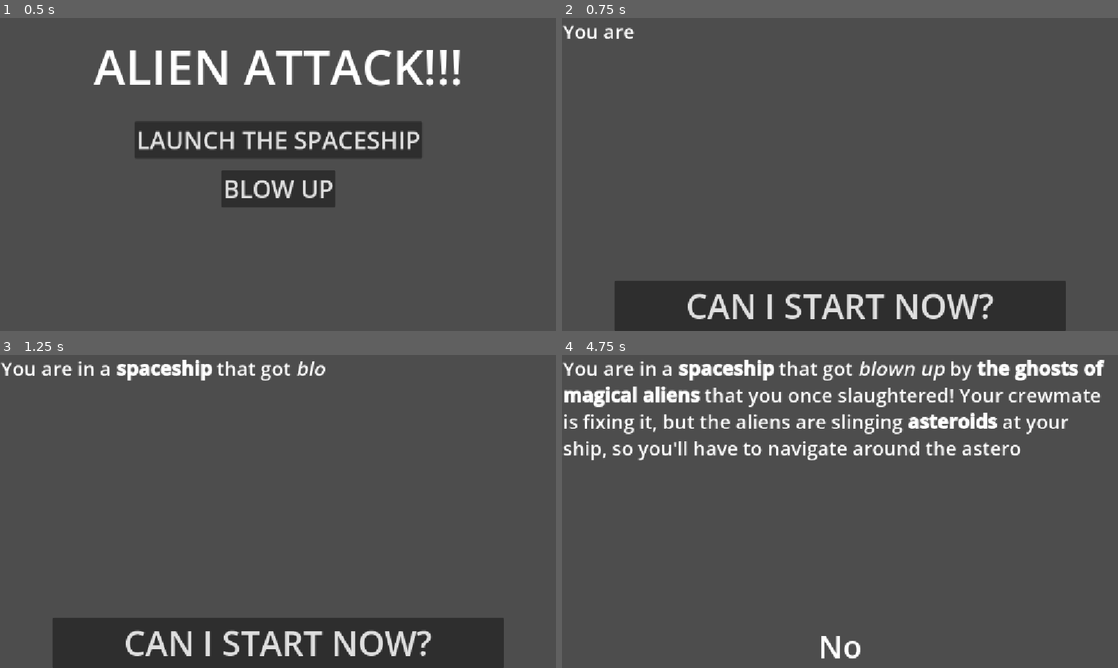
Above: before the commit, frames 1-4 (two rows, left to right).
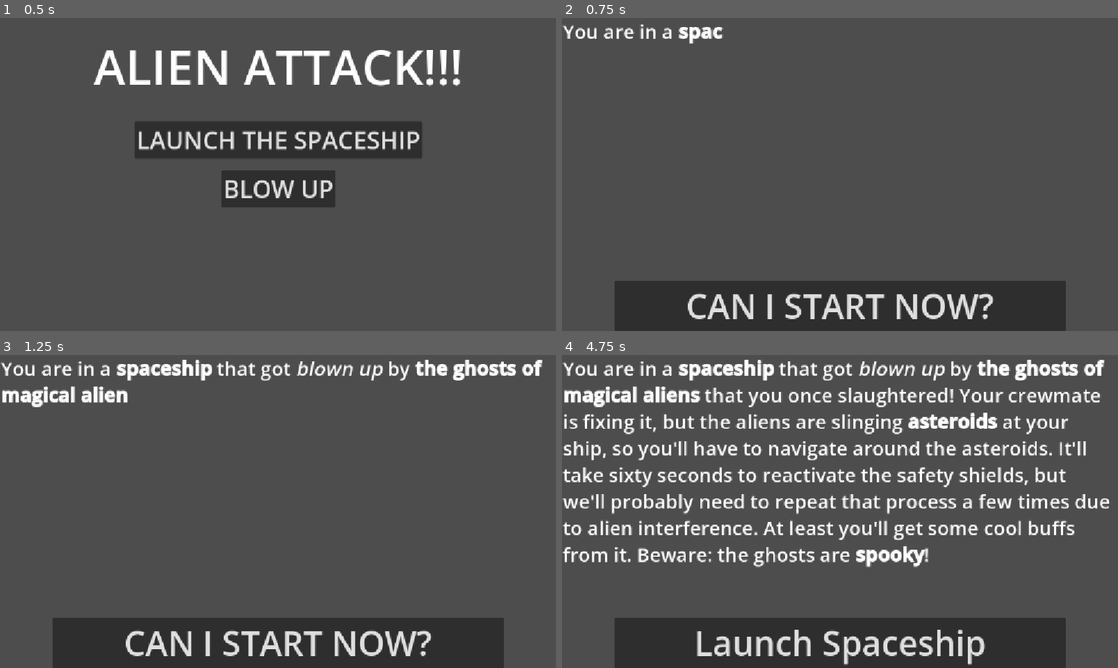
Above: after the commit, the same moments.

Repository: Firoty1/alien-attack
Game: Godot game, scene res://Scenes/menu.tscn
The game is run twice, just before and just after one commit, with the same random seed, the same clock (stepped at 60 frames per second) and the same inputs. The engine's default icon, where the game draws it, is replaced by a stand-in: a white triangle on a blue panel in a dark square.
Inputs (mouse positions are in pixels of both pictures, inside the frame that each line leads up to):
- Up to frame 1 (0.5 s): no input
- Up to frame 2 (0.75 s): click "LAUNCH THE SPACESHIP" at 0.5 s
- Up to frame 3 (1.25 s): no input
- Up to frame 4 (4.75 s): click "CAN I START NOW?" at 1.25 s; move the mouse to (962, 495) at 2.02 s; press the mouse at (962, 495) at 2.03 s; hold D (right) 2.03-2.78 s; right-click (962, 495) at 2.3 s; move the mouse to (728, 527) at 2.77 s; release the mouse at (728, 527) at 2.78 s; hold S (down) 2.78-3.53 s; right-click (728, 527) at 2.85 s; click (728, 527) at 3.05 s; move the mouse to (895, 442) at 3.52 s; press the mouse at (895, 442) at 3.53 s; hold D (right) 3.53-4.28 s; right-click (895, 442) at 3.8 s; move the mouse to (812, 574) at 4.27 s; release the mouse at (812, 574) at 4.28 s; hold W (up) from 4.28 s (still down); right-click (812, 574) at 4.35 s; click (812, 574) at 4.55 s

Frame 1 is identical in both runs. In frame 2, 0.4% of the frame differs, in the area x 14-29%, y 2-9%; in frame 3, 1.8%; in frame 4, 20%, in the area x 0-99%, y 27-100%.

Commit message:
close to done

Diff:
--- a/Scenes/lore.tscn
+++ b/Scenes/lore.tscn
@@ -1,8 +1,8 @@
-[gd_scene load_steps=2 format=3 uid="uid://7u0jul6edpb5"]
+[gd_scene format=3 uid="uid://7u0jul6edpb5"]
 
 [ext_resource type="Script" uid="uid://bcg3irxbybm1q" path="res://Scripts/lore.gd" id="1_oqjcs"]
 
-[node name="lore" type="Control"]
+[node name="lore" type="Control" unique_id=1267907743]
 layout_mode = 3
 anchors_preset = 15
 anchor_right = 1.0
@@ -11,22 +11,22 @@
 grow_vertical = 2
 script = ExtResource("1_oqjcs")
 
-[node name="RichTextLabel" type="RichTextLabel" parent="."]
+[node name="RichTextLabel" type="RichTextLabel" parent="." unique_id=2066496003]
 layout_mode = 0
 offset_left = 2.0
 offset_right = 1147.0
 offset_bottom = 523.0
+theme_override_font_sizes/normal_font_size = 40
+theme_override_font_sizes/bold_font_size = 40
 theme_override_font_sizes/bold_italics_font_size = 40
 theme_override_font_sizes/italics_font_size = 40
 theme_override_font_sizes/mono_font_size = 40
-theme_override_font_sizes/normal_font_size = 40
-theme_override_font_sizes/bold_font_size = 40
 bbcode_enabled = true
 text = "You are in a [b]spaceship[/b] that got [i]blown up[/i] by [b]the ghosts of magical aliens[/b] that you once sla …(374 unchanged characters)…
 visible_characters = 0
 visible_ratio = 0.0
 
-[node name="Button" type="Button" parent="."]
+[node name="Button" type="Button" parent="." unique_id=1083301441]
 layout_mode = 1
 anchors_preset = 7
 anchor_left = 0.5
@@ -41,7 +41,7 @@
 theme_override_font_sizes/font_size = 70
 text = "CAN I LAUNCH IT ALREADY?"
 
-[node name="Label" type="Label" parent="."]
+[node name="Label" type="Label" parent="." unique_id=1116153346]
 visible = false
 layout_mode = 1
 anchors_preset = 7
--- a/Scenes/skills.tscn
+++ b/Scenes/skills.tscn
@@ -106,8 +106,9 @@
 offset_bottom = 414.0
 SkillType = "Ability"
 SkillName = "Explosion"
+MaxLevel = 3
 Tooltip1 = "Explosion LV "
-Tooltip2 = " | Creates an explosion around you when you lose a life"
+Tooltip2 = " | Creates an explosion around you when yourself when activated or when you lose a life"
 
 [node name="Branches" type="Node" parent="." unique_id=298902326]
 
--- a/Scripts/SkillManager.gd
+++ b/Scripts/SkillManager.gd
@@ -8,6 +8,9 @@
 var Bullets = 2
 var Lives = 1
 var PointsMult = 1
+var Explosion = true
+var ExplosionBullets = 8
+
 
 func StatUpgrade(Stat):
 	if Stat == "Speed":
@@ -26,7 +29,12 @@
 		PointsMult += .5
 
 func AbilityUnlock(Ability):
-	pass
+	if Ability == "Explosion":
+		if Explosion:
+			ExplosionBullets += 4
+		else:
+			Explosion = true
+			ExplosionBullets = 8
 
 func GetStat(Stat):
 	if Stat == "Speed":
@@ -43,3 +51,5 @@
 		return Lives
 	elif Stat == "PointsMult":
 		return PointsMult
+	elif Stat == "Explosion":
+		return ExplosionBullets
--- a/Scripts/lore.gd
+++ b/Scripts/lore.gd
@@ -8,7 +8,7 @@
 		$Button.text = "Ok... lets try again."
 
 func _process(delta: float) -> void:
-	$RichTextLabel.visible_ratio += .002
+	$RichTextLabel.visible_ratio += .004
 	if $RichTextLabel.visible_ratio == 1:
 		$Button.visible = true
 		$Label.visible = false
--- a/Scripts/player.gd
+++ b/Scripts/player.gd
@@ -9,12 +9,12 @@
 var Invincible = false
 const BULLET = preload("uid://b5wsdkyge037e")
 var canshoot = true
-
+var canExplode
 
 func _ready():
 	max_speed = SkillManager.Speed
 	Lives = SkillManager.Lives
-
+	canExplode = SkillManager.Explosion
 
 func DirectionalMovement(delta):
 	var direction = Input.get_vector("left","right","up","down")
@@ -34,17 +34,38 @@
 		canshoot = false
 		await get_tree().create_timer(SkillManager.attackspeed).timeout
 		canshoot = true
+	if Input.is_action_pressed("Explosion") and canExplode:
+		Explosion()
+		canExplode = false
+		await get_tree().create_timer(10).timeout
+		canExplode = true
 	move_and_slide()
+
+func Explosion():
+	print("a")
+	for i in SkillManager.ExplosionBullets:
+		var direction = Vector2.from_angle(2*PI/SkillManager.ExplosionBullets * i)
+		ShootBullets(2, 1, direction)
 
 #Type of 1 means bullets from guns, Type of 2 means bullets from center
 func ShootBullets(Type,Amount,direction = position.direction_to(get_global_mouse_position())):
 	if Type == 1:
+		var SpawnPositions = [$Gun1.global_position, $Gun2.global_position]
 		for i in Amount:
 			var SpawnPosition = $Gun1.global_position if fmod(i, 2) == 0 else $Gun2.global_position
 			var bullets = BULLET.instantiate()
 			get_parent().add_child(bullets)
 			bullets.Speed =  SkillManager.bulletspeed
 			bullets.position = SpawnPosition
+			bullets.direction = direction
+			bullets.Pierces = SkillManager.BulletPierce
+			bullets.Shoot()
+	else:
+		for i in Amount:
+			var bullets = BULLET.instantiate()
+			get_parent().add_child(bullets)
+			bullets.Speed =  SkillManager.bulletspeed
+			bullets.position = position
 			bullets.direction = direction
 			bullets.Pierces = SkillManager.BulletPierce
 			bullets.Shoot()
--- a/Scripts/skill_node.gd
+++ b/Scripts/skill_node.gd
@@ -4,7 +4,7 @@
 var Unlocked = false
 @export var SkillType: String
 @export var SkillName: String
-var Level = 1
+var Level = 0
 @export var MaxLevel: int
 @export var Tooltip1: String
 @export var Tooltip2: String
@@ -43,4 +43,4 @@
 	Level += 1
 	Unlocked = true
 	Stat = SkillManager.GetStat(SkillName) if SkillName != "AttackSpeed" else 1/SkillManager.GetStat(SkillName)
-	tooltip_text = Tooltip1 + str(Level) + "/" + str(MaxLevel) + ": " + str(Stat)
+	tooltip_text = Tooltip1 + str(Level) + "/" + str(MaxLevel) + ": " + str(Stat) + Tooltip2
--- a/project.godot
+++ b/project.godot
@@ -72,6 +72,11 @@
 "events": [Object(InputEventMouseButton,"resource_local_to_scene":false,"resource_name":"","device":-1,"window_id":0,"a …(258 unchanged characters)…
 ]
 }
+Explosion={
+"deadzone": 0.2,
+"events": [Object(InputEventMouseButton,"resource_local_to_scene":false,"resource_name":"","device":-1,"window_id":0,"alt_pressed":false,"shift_pressed":false,"ctrl_pressed":false,"meta_pressed":false,"button_mask":2,"position":Vector2(191, 25),"global_position":Vector2(200, 73),"factor":1.0,"button_index":2,"canceled":false,"pressed":true,"double_click":false,"script":null)
+]
+}
 
 [layer_names]
 
